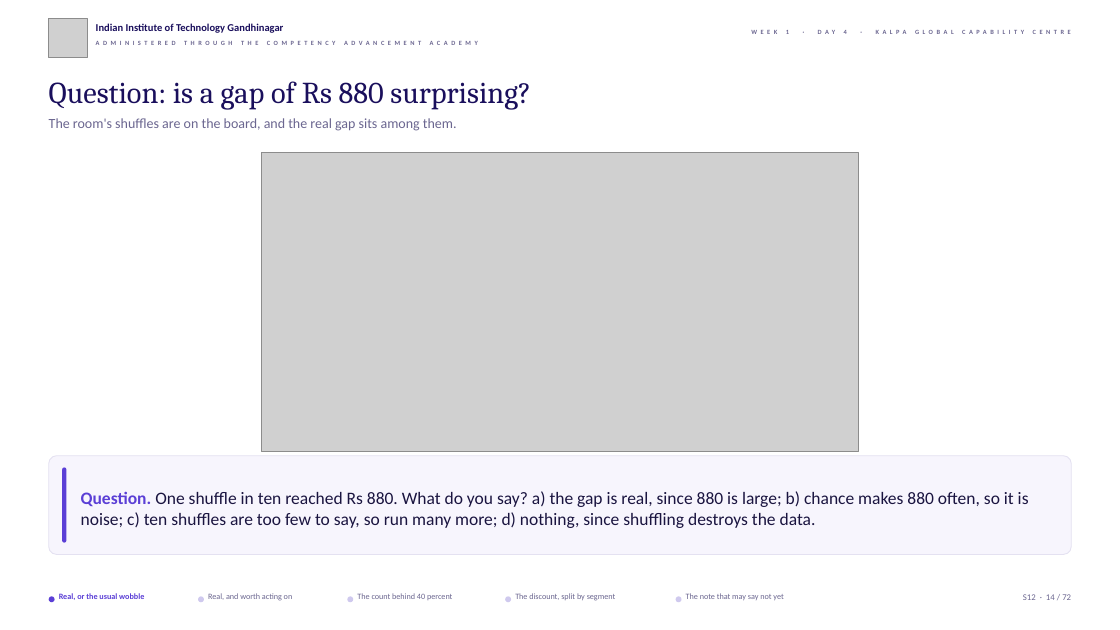
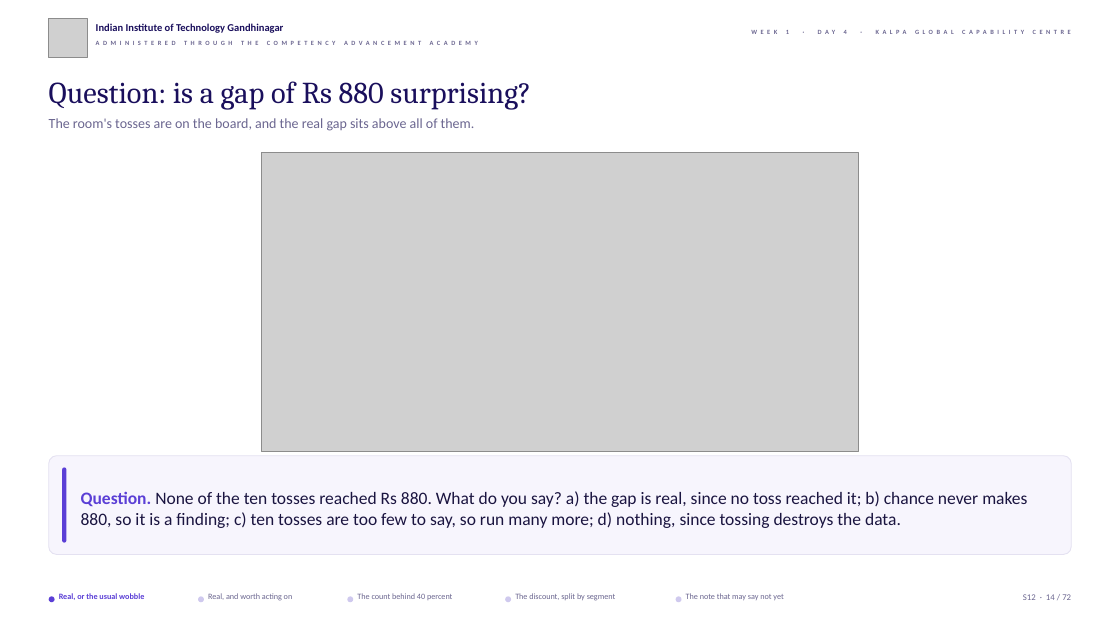
Before and after one commit to fde-academy-lab/c2-content-factory, a slide deck: slide 14 of content/W01/D4/slides/C2_W01_D04_half1_STUDENT.pptx. Drawn at 1120x630 pixels with LibreOffice and Linux fonts; fonts in the diff are those of the drawing; grey boxes stand for pictures; background and template pictures are left out. Boxes give left, top, right and bottom in pixels: in the first picture for what was removed or moved away, otherwise in the second. Text is boxed around its words. In the diff, an @@ line names an element or a change of style, - is before the commit and + after.

```diff
--- a/content/W01/D4/slides/C2_W01_D04_half1_STUDENT.pptx
+++ b/content/W01/D4/slides/C2_W01_D04_half1_STUDENT.pptx
@@ text at (49, 118, 475, 131): text changed @@
-The room's shuffles are on the board, and the real gap sits among them.
+The room's tosses are on the board, and the real gap sits above all of them.
@@ text at (81, 491, 1027, 528): text changed @@
-Question. One shuffle in ten reached Rs 880. What do you say? a) the gap is real, since 880 is large; b) chance makes 880 often, so it is noise; c) ten shuffles are too few to say, so run many more; d) nothing, since shuffling destroys the data.
+Question. None of the ten tosses reached Rs 880. What do you say? a) the gap is real, since no toss reached it; b) chance never makes 880, so it is a finding; c) ten tosses are too few to say, so run many more; d) nothing, since tossing destroys the data.
```
Also in this commit, not shown: 52 other slides changed, 4 other files.
